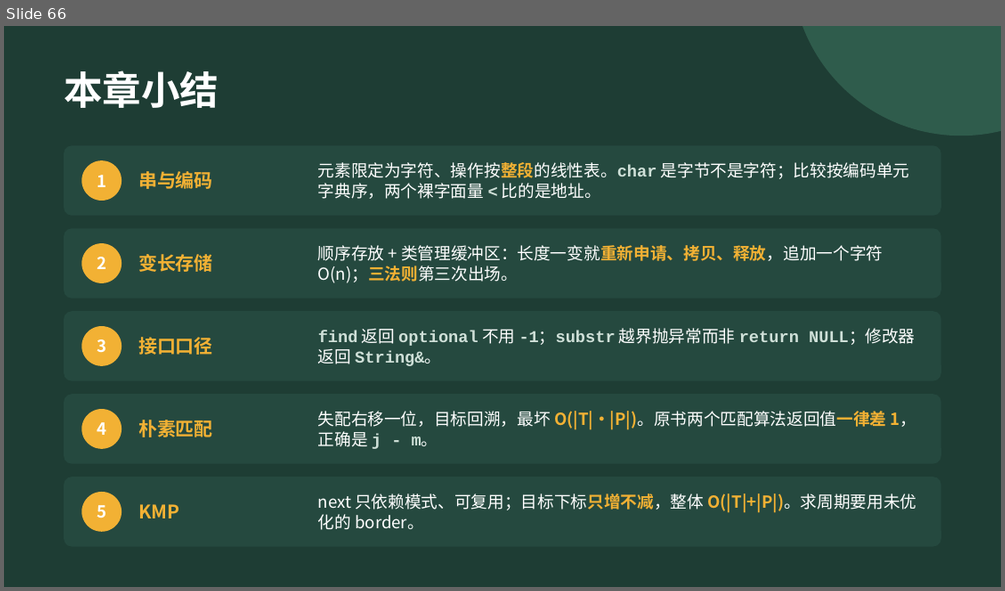
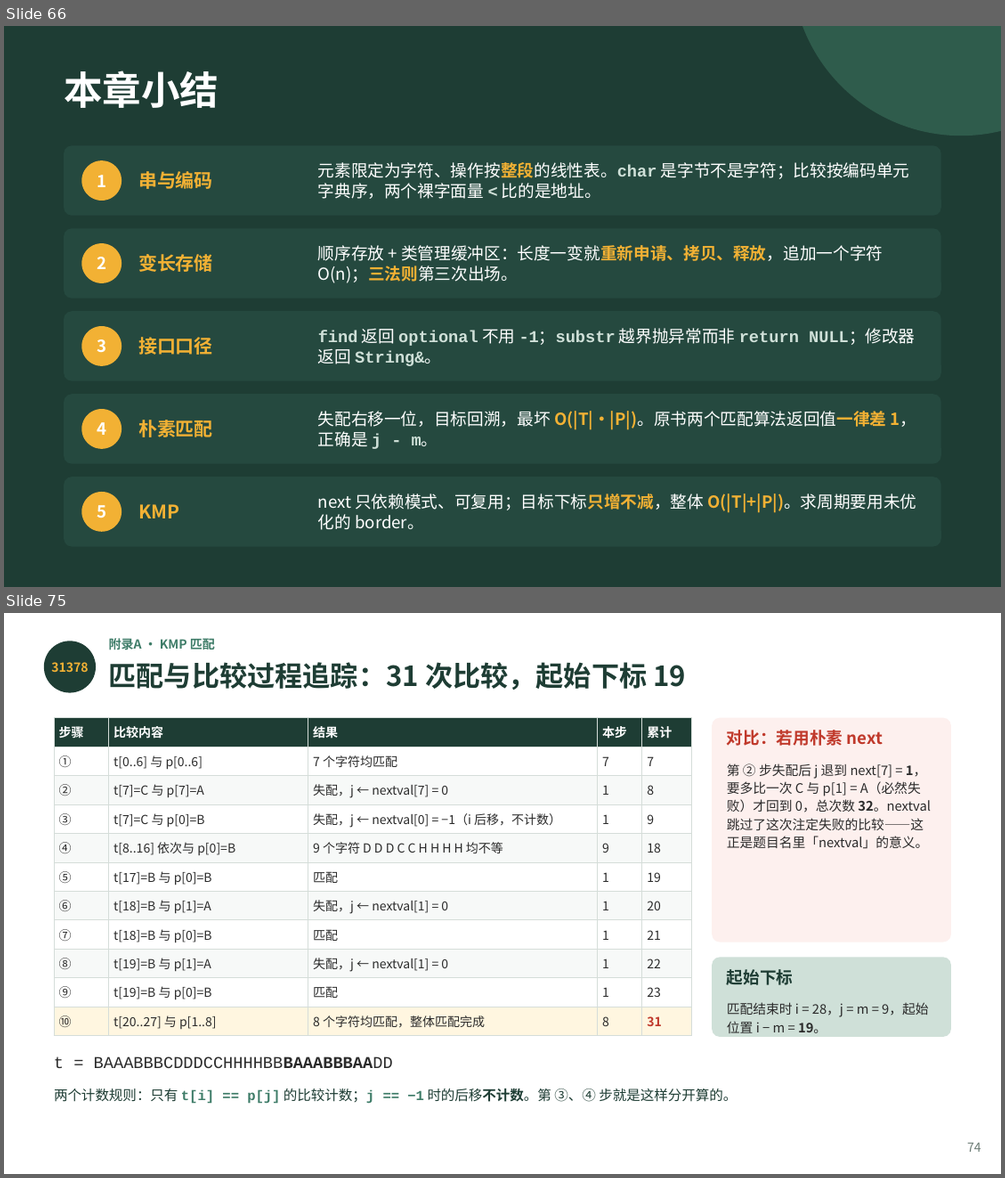
Before and after one commit to GMyhf/2026fall-cs201, a slide deck: courseware/202609_DSA_04_String.pptx. Shown one above the other, each under a label of ours: slide 66 before the commit, slides 66 and 75 after it; the slides between them are not shown. The pictures are 1005x591 and 1005x1178 pixels, drawn with LibreOffice and Linux fonts; fonts in the diff are those of the drawing. Boxes give left, top, right and bottom in pixels: in the first picture for what was removed or moved away, otherwise in the second. Text is boxed around its words. In the diff, an @@ line names an element or a change of style, - is before the commit and + after.

```diff
--- a/courseware/202609_DSA_04_String.pptx
+++ b/courseware/202609_DSA_04_String.pptx
@@ slide 75 added at box(4, 613, 1001, 1174), background #FFFFFF @@
@@ text added at box(109, 638, 215, 649), 9 pt, text #3E7C68, bold @@
+附录A · KMP 匹配
@@ ellipse added at box(44, 641, 96, 693), fill #1E3D34 @@
@@ text added at box(51, 662, 88, 672), 9 pt, text #F2B134, bold @@
+31378
@@ text added at box(109, 662, 687, 690), 20 pt, text #1E3D34, bold @@
+匹配与比较过程追踪：31 次比较，起始下标 19
@@ table added at box(54, 718, 692, 1032), 11 rows, 5 columns @@
+步骤 | 比较内容 | 结果 | 本步 | 累计
+① | t[0..6] 与 p[0..6] | 7 个字符均匹配 | 7 | 7
+② | t[7]=C 与 p[7]=A | 失配，j ← nextval[7] = 0 | 1 | 8
+③ | t[7]=C 与 p[0]=B | 失配，j ← nextval[0] = −1（i 后移，不计数） | 1 | 9
+④ | t[8..16] 依次与 p[0]=B | 9 个字符 D D D C C H H H H 均不等 | 9 | 18
+⑤ | t[17]=B 与 p[0]=B | 匹配 | 1 | 19
+⑥ | t[18]=B 与 p[1]=A | 失配，j ← nextval[1] = 0 | 1 | 20
+⑦ | t[18]=B 与 p[0]=B | 匹配 | 1 | 21
+⑧ | t[19]=B 与 p[1]=A | 失配，j ← nextval[1] = 0 | 1 | 22
+⑨ | t[19]=B 与 p[0]=B | 匹配 | 1 | 23
+⑩ | t[20..27] 与 p[1..8] | 8 个字符均匹配，整体匹配完成 | 8 | 31
@@ rounded rectangle added at box(712, 718, 951, 942), fill #FDF0EE @@
@@ text added at box(727, 730, 882, 746), 12 pt, text #C0392B, bold @@
+对比：若用朴素 next
@@ text added at box(727, 763, 930, 849), 9.5 pt, text #2B2B2B @@
+第 ② 步失配后 j 退到 next[7] = 1，要多比一次 C 与 p[1] = A（必然失败）才回到 0，总次数 32。nextval 跳过了这次注定失败的比较——这正是题目名里「nextval」的意义。
@@ rounded rectangle added at box(712, 957, 951, 1037), fill #CFE0D8 @@
@@ text added at box(727, 969, 793, 985), 12 pt, text #1E3D34, bold @@
+起始下标
@@ text added at box(727, 1002, 928, 1033), 9.5 pt, text #2B2B2B @@
+匹配结束时 i = 28，j = m = 9，起始位置 i − m = 19。
@@ text added at box(54, 1056, 393, 1068), 12 pt, text #2B2B2B @@
+t = BAAABBBCDDDCCHHHHBBBAAABBBAADD
@@ text added at box(54, 1087, 736, 1103), 10 pt, text #1E3D34 @@
+两个计数规则：只有 t[i] == p[j] 的比较计数；j == −1 时的后移不计数。第 ③、④ 步就是这样分开算的。
@@ text added at box(967, 1142, 981, 1151), 9 pt, text #6B7B74 @@
+74
```
Also in this commit, not shown: 2 slides changed, 17 other slides added, 2 other files.
